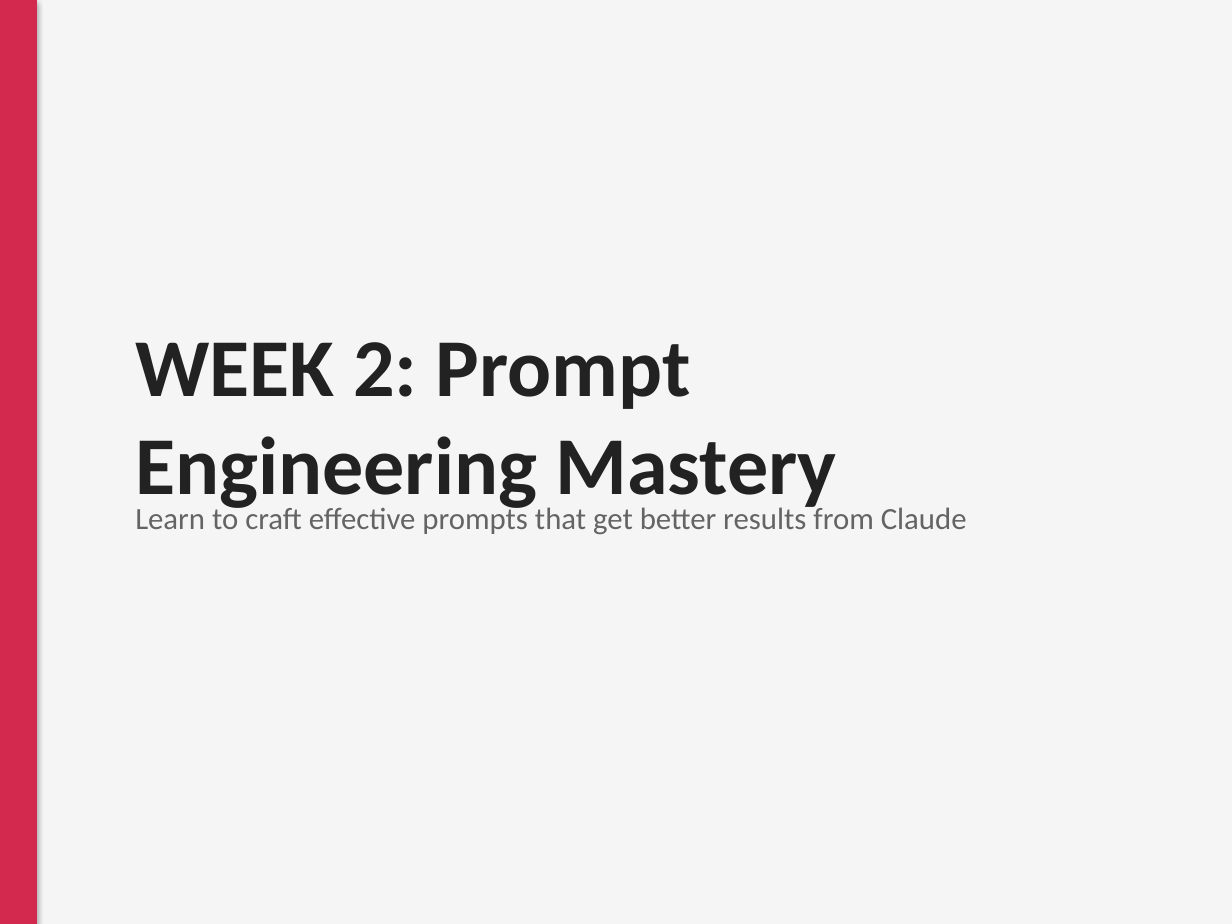
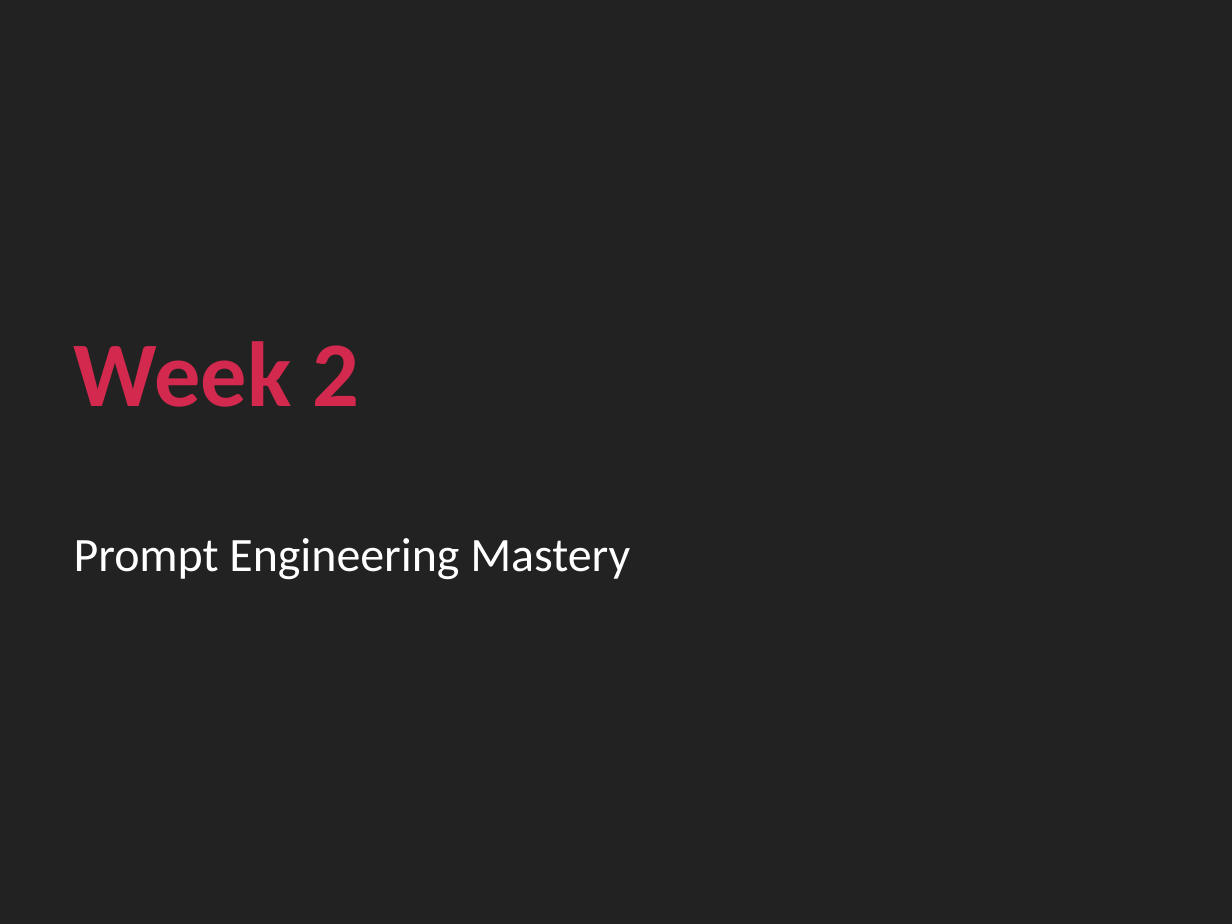
Before and after one commit to biswajitdas793-del/Self, a slide deck: slide 23 of training-program/presentation/Claude_AI_Training_Program.pptx (slide 31 before the commit). Drawn at 1232x924 pixels with LibreOffice and Linux fonts; fonts in the diff are those of the drawing. Boxes give left, top, right and bottom in pixels: in the first picture for what was removed or moved away, otherwise in the second. Text is boxed around its words. In the diff, an @@ line names an element or a change of style, - is before the commit and + after.

```diff
--- a/training-program/presentation/Claude_AI_Training_Program.pptx
+++ b/training-program/presentation/Claude_AI_Training_Program.pptx
@@ background #F5F5F5 to #222222 @@
@@ rectangle removed at (0,0,37,924) @@
@@ text at (74,341,359,407): text changed; size 48 to 54 pt; text colour #222222 to #D4294E @@
-WEEK 2: Prompt Engineering Mastery
+Week 2
@@ text removed at (135,503,967,534) @@
-Learn to craft effective prompts that get better results from Claude
@@ text added at (74,538,630,580), 28 pt, text #FFFFFF @@
+Prompt Engineering Mastery
```
Also in this commit, not shown: 5 other slides changed, 92 slides added, 111 slides removed, 1 other file.
